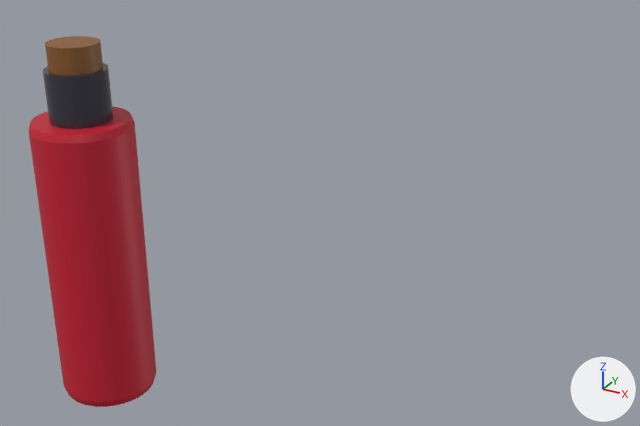
One commit to the Blender file assets/blender/HealthPotion.blend: the scene before it, then after it.
Rendered twice from a 50 mm camera at (2.99, -3.05, 2.81) aimed at (0.76, 1.0, 0.78). The axes (+X, +Y, +Z) are drawn at lower right. The lights are the same throughout. The first picture is the older version.

The first picture shows 'HealthPotion'.
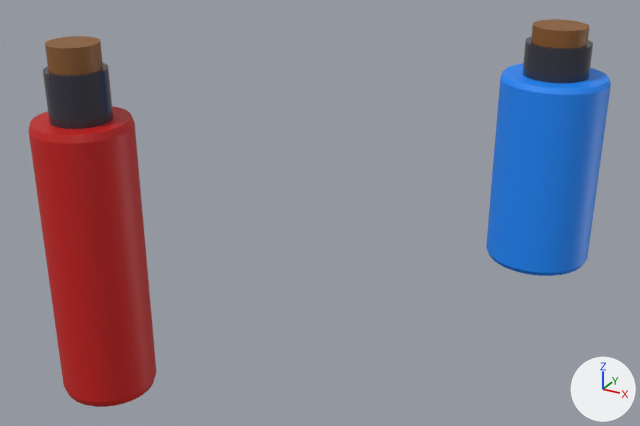
The newer file is also turned or shifted as a whole; pictures and numbers use the older file's frame.

Changed parts and their boxes [x1, y1, x2, y2] in the pictures (640 x 426 px):
```json
{"object": "SpeedPotion", "change": "added", "after": [486, 19, 611, 276], "faces in mat_material_004 (blue #168bff)": [486, 63, 611, 276], "faces in mat_material_001 (dark grey #383842)": [523, 37, 593, 83], "faces in mat_material_002 (brown #8b5a2b)": [531, 19, 589, 48]}
```

The change, as JSON lines over the scene's bpy script:
```json
{"op": "add", "block": "mat_material_004", "code": ["mat_material_004 = principled_material('Material.004')", "mat_material_004.base_color = (0.00802, 0.258, 1.0)  # blue #168bff"]}
{"op": "add", "block": "me_cylinder_004", "code": ["me_cylinder_004 = bpy.data.meshes.new('Cylinder.004')", "me_cylinder_004.from_pydata(...)  # 320 vertices, 262 faces; spans x -1.0..1.0, y -1.0..1.0, z -1.0..1.5", "# faces by material slot: [194, 34, 34]", "me_cylinder_004.materials.append(mat_material_004)  # blue #168bff", "me_cylinder_004.materials.append(mat_material_002)  # brown #8b5a2b", "me_cylinder_004.materials.append(mat_material_001)  # dark grey #383842"]}
{"op": "add", "block": "ob_speedpotion", "code": ["ob_speedpotion = bpy.data.objects.new('SpeedPotion', me_cylinder_004)", "ob_speedpotion.location = (1.709, 2.228, 0.821)", "ob_speedpotion.scale = (0.326, 0.326, 0.602)"]}
```
